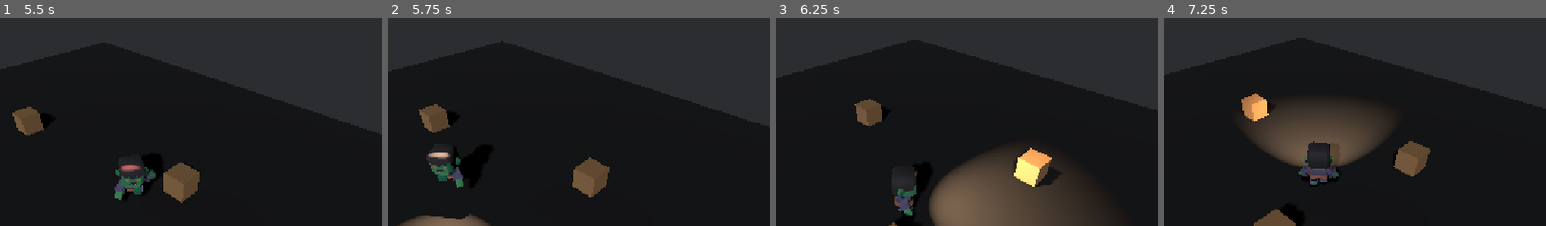
Above: before the commit, frames 1-4 (left to right).
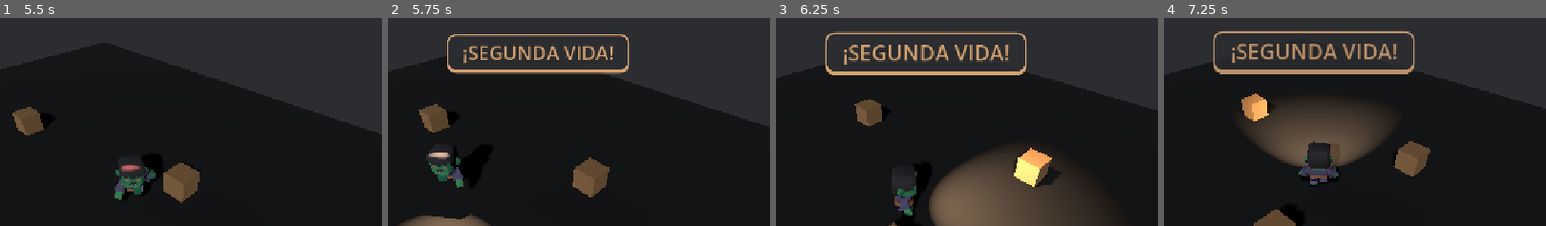
Above: after the commit, the same moments.

Repository: SofiaRubiano10/Zombivors_4to
Game: Godot game, scene res://prueba_sofia.tscn
The game is run twice, just before and just after one commit, with the same random seed, the same clock (stepped at 60 frames per second) and the same inputs. This scene is started directly instead of the project's main scene.
Inputs:
- Up to frame 1 (5.5 s): tap Enter at 0.5 s; hold D (move_right) 0.53-1.28 s; hold Shift (correr) 0.53-1.28 s; hold S (move_down) 1.28-2.03 s; tap Shift (correr) at 1.35, 3.05, 4.55 s; hold D (move_right) 2.03-2.78 s; hold Shift (correr) 2.03-2.78 s; tap Space (embestir) at 2.1 s; hold W (move_up) 2.78-3.53 s; tap E (interactuar) at 2.85 s; hold Shift (correr) 3.53-4.28 s; hold A (move_left) 3.53-5.03 s; tap F at 3.6 s; tap G at 4.35 s; hold S (move_down) from 5.03 s (still down); hold Shift (correr) from 5.03 s (still down); tap T at 5.1 s
- Up to frame 2 (5.75 s): keep holding S (move_down); keep holding Shift (correr)
- Up to frame 3 (6.25 s): release S (move_down) at 5.78 s; release Shift (correr) at 5.78 s; hold D (move_right) from 5.78 s (still down); tap 1 at 5.85 s; tap Shift (correr) at 6.05 s
- Up to frame 4 (7.25 s): release D (move_right) at 6.53 s; hold W (move_up) from 6.53 s (still down); hold Shift (correr) from 6.53 s (still down)
The pictures show only the part of the screen within x 30-80%, y 6-56%; the shares and areas given below are measured in that part.

Frame 1 is identical in both runs. In frame 2, 3.3% of the frame differs, in the area x 15-64%, y 7-28%; in frame 3, 3.8%; in frame 4, 3.9%, in the area x 12-66%, y 5-28%.

Commit message:
C8-07 ocho mutaciones nuevas con sus efectos
Nivel 1: Ojos de noche (la visión llega un 25 % más lejos) y Carrera libre
(correr no quita vida). Nivel 2: Piel gruesa (los golpes quitan un 25 % menos),
Aturdidor (la embestida aturde 2.5 s) e Instinto (el HUD avisa 15 s antes de que
llegue el cazador). Nivel 3: Sombra (los humanos ven y persiguen a un 25 % menos
de distancia), Regeneración (+1 de vida cada 4 s) y Segunda vida (revives una vez
por run; al usarse se gasta y el HUD dice "¡SEGUNDA VIDA!").
La Salud gana factor_danio, regeneracion y la señal reaparecio.

Co-authored-by: Juan Rojano <178296646+Jero-Rojano@users.noreply.github.com>

Diff:
--- a/hud.gd
+++ b/hud.gd
@@ -99,6 +99,7 @@
 # Segundos que lleva cada recuadro secundario sin cambiar.
 var calma = {}
 var compacto = false
+var instinto_avisado = false
 var partida = null
 var jugador = null
 var interactuar = null
@@ -132,6 +133,8 @@
 	pos_aviso_y = aviso.position.y
 	salud.cambio.connect(mostrar)
 	salud.golpeado.connect(_al_recibir_golpe)
+	if salud.has_signal("reaparecio"):
+		salud.reaparecio.connect(avisar.bind("¡SEGUNDA VIDA!", COLOR_COMIDA, 3))
 	mostrar(salud.vida)
 	barra_vida.value = salud.vida
 	rastro_vida.value = salud.vida
@@ -360,6 +363,7 @@
 	texto_piso.text = "PISO " + str(Partida.zona) + "/" + str(partida.zonas_total)
 	texto_tiempo.text = partida.reloj_texto(partida.tiempo)
 	avisar_cierre()
+	avisar_instinto()
 	colocar_centro()
 	fila_comida.visible = partida.metas > 0
 	if partida.metas != metas_dibujadas or partida.hechas != hechas_dibujadas:
@@ -384,6 +388,17 @@
 	if cerca and segundo != segundo_visto:
 		saltar(texto_tiempo, 1.25)
 	segundo_visto = segundo
+
+# Mutación "Instinto": 15 s antes de que aparezca el cazador, un aviso.
+func avisar_instinto():
+	if instinto_avisado or not Mutaciones.tiene("Instinto"):
+		return
+	var cazador = get_tree().get_first_node_in_group("cazador")
+	if cazador == null or not "antelacion" in cazador or cazador.activo:
+		return
+	if partida.tiempo >= partida.tiempo_tarde - cazador.antelacion - 15.0:
+		instinto_avisado = true
+		avisar("EL CAZADOR LLEGA EN 15 s", COLOR_PELIGRO, 2)
 
 func mostrar_estado_salida(texto, color):
 	if not estado_salida.visible or estado_salida.text.begins_with("SALIDA") != texto.begins_with("SALIDA"):
--- a/humano.gd
+++ b/humano.gd
@@ -62,6 +62,11 @@
 
 func _ready():
 	add_to_group("humanos")
+	# Clase 8, mutación "Sombra": todos los humanos (también tirador y cazador) ven
+	# y siguen al zombi a un 25 % menos de distancia.
+	if Mutaciones.tiene("Sombra"):
+		rango_vision *= 0.75
+		rango_perder *= 0.75
 	# Criterio visual 1: contorno rojo cuando el zombi está cerca.
 	BordeRojo.poner(self)
 	jugador = get_tree().get_first_node_in_group("jugador")
--- a/mutaciones.gd
+++ b/mutaciones.gd
@@ -20,6 +20,15 @@
 	"Hambre voraz": {"texto": "La comida cura un 50 % más.", "nivel": 2},
 	"Mandíbula": {"texto": "El mordisco tarda 0.7 s.", "nivel": 2},
 	"Embestida doble": {"texto": "Dos cargas de embestida.", "nivel": 2},
+	# Clase 8: mutaciones nuevas.
+	"Ojos de noche": {"texto": "Ves un 25 % más lejos y más abierto.", "nivel": 1},
+	"Carrera libre": {"texto": "Correr ya no te quita vida.", "nivel": 1},
+	"Piel gruesa": {"texto": "Los golpes quitan un 25 % menos.", "nivel": 2},
+	"Aturdidor": {"texto": "La embestida aturde 2.5 s en vez de 1.5 s.", "nivel": 2},
+	"Instinto": {"texto": "Te avisa 15 s antes de que llegue el cazador.", "nivel": 2},
+	"Sombra": {"texto": "Los humanos te ven a un 25 % menos de distancia.", "nivel": 3},
+	"Regeneración": {"texto": "Recuperas 1 de vida cada 4 s.", "nivel": 3},
+	"Segunda vida": {"texto": "Si mueres, revives una vez en esta run.", "nivel": 3},
 }
 const PRECIO_NIVEL = {1: 400, 2: 800, 3: 1400}
 
@@ -95,6 +104,22 @@
 	if tiene("Embestida doble") and embestida != null:
 		embestida.cargas_max = 2
 		embestida.cargas = 2
-	# Hambre voraz la mira el alimento al comerse; Olfato, el HUD.
+	var luz = pj.get_node_or_null("LuzJugador")
+	if tiene("Ojos de noche") and luz != null and "factor_vision" in luz:
+		luz.factor_vision = 1.25
+	if tiene("Carrera libre"):
+		pj.costo_correr = 0.0
+	if tiene("Piel gruesa") and salud != null:
+		salud.factor_danio = 0.75
+	if tiene("Aturdidor") and embestida != null:
+		embestida.aturdimiento = 2.5
+	if tiene("Regeneración") and salud != null:
+		salud.regeneracion = 4.0
+	# Una sola vez por run: al usarse se gasta y desaparece de la lista.
+	if tiene("Segunda vida") and salud != null:
+		salud.reapariciones += 1
+		salud.reaparecio.connect(func(): elegidas.erase("Segunda vida"), CONNECT_ONE_SHOT)
+	# Hambre voraz la mira el alimento al comerse; Olfato e Instinto, el HUD;
+	# Sombra, cada humano al nacer (humano.gd).
 	if not elegidas.is_empty():
 		print("mutaciones: ", elegidas)
--- a/salud.gd
+++ b/salud.gd
@@ -13,6 +13,8 @@
 signal cambio(vida)
 signal sin_vida
 signal golpeado(danio)
+# Clase 8: avisa cuando se usa una reaparición (mutación "Segunda vida").
+signal reaparecio
 
 @export var vida = 100
 @export var invulnerable = 0.5
@@ -22,6 +24,11 @@
 # Fracción de la vida inicial que se pierde en cada intervalo.
 @export var porcentaje_descomposicion = 0.02
 var factor_descomposicion = 1.0
+# Clase 8, mutaciones: "Piel gruesa" baja el daño de los golpes (0.75) y
+# "Regeneración" cura 1 punto cada "regeneracion" segundos (0 = no).
+var factor_danio = 1.0
+var regeneracion = 0.0
+var reloj_regeneracion = 0.0
 var reloj = 0.0
 var acumulado = 0.0
 var vida_inicial = 0
@@ -36,6 +43,15 @@
 func _physics_process(delta):
 	reloj = maxf(reloj - delta, 0.0)
 	descomponer(delta)
+	regenerar(delta)
+
+func regenerar(delta):
+	if regeneracion <= 0.0 or vida == 0 or vida >= vida_inicial:
+		return
+	reloj_regeneracion += delta
+	if reloj_regeneracion >= regeneracion:
+		reloj_regeneracion -= regeneracion
+		curar(1)
 
 # No pasa por recibir_golpe: el cuerpo se pudre aunque seas invulnerable.
 func descomponer(delta):
@@ -50,6 +66,7 @@
 func recibir_golpe(danio):
 	if reloj > 0.001 or vida == 0:
 		return
+	danio = maxi(1, int(round(danio * factor_danio)))
 	reloj = invulnerable
 	Sonidos.tocar("golpe")
 	golpeado.emit(danio)
@@ -78,6 +95,7 @@
 		pj.global_position = punto
 		reloj = espera_reaparecer
 		cambio.emit(vida)
+		reaparecio.emit()
 		print("reaparece cuadro ", Engine.get_physics_frames())
 		return
 	var partida = get_tree().get_first_node_in_group("partida")
